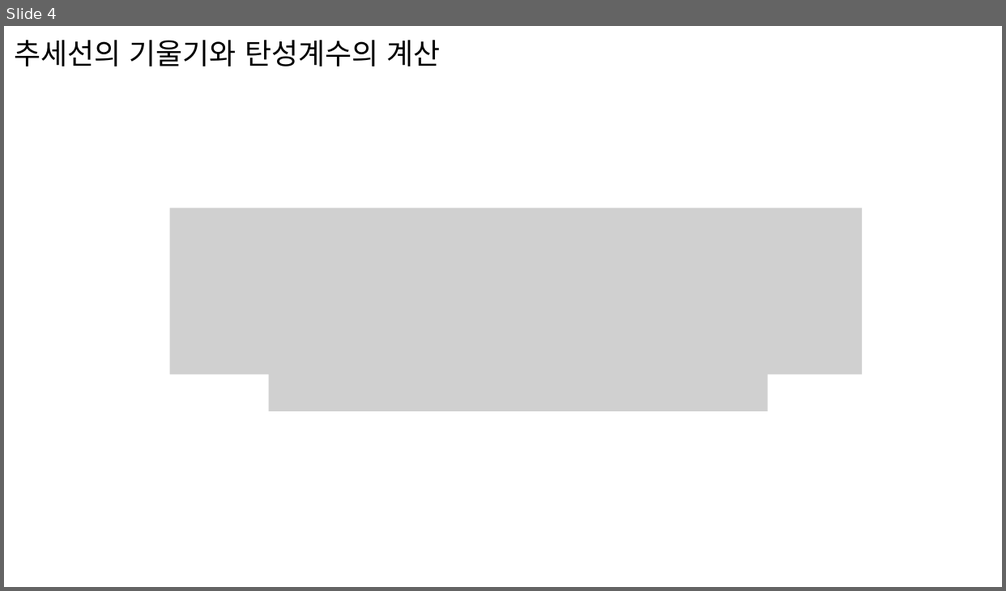
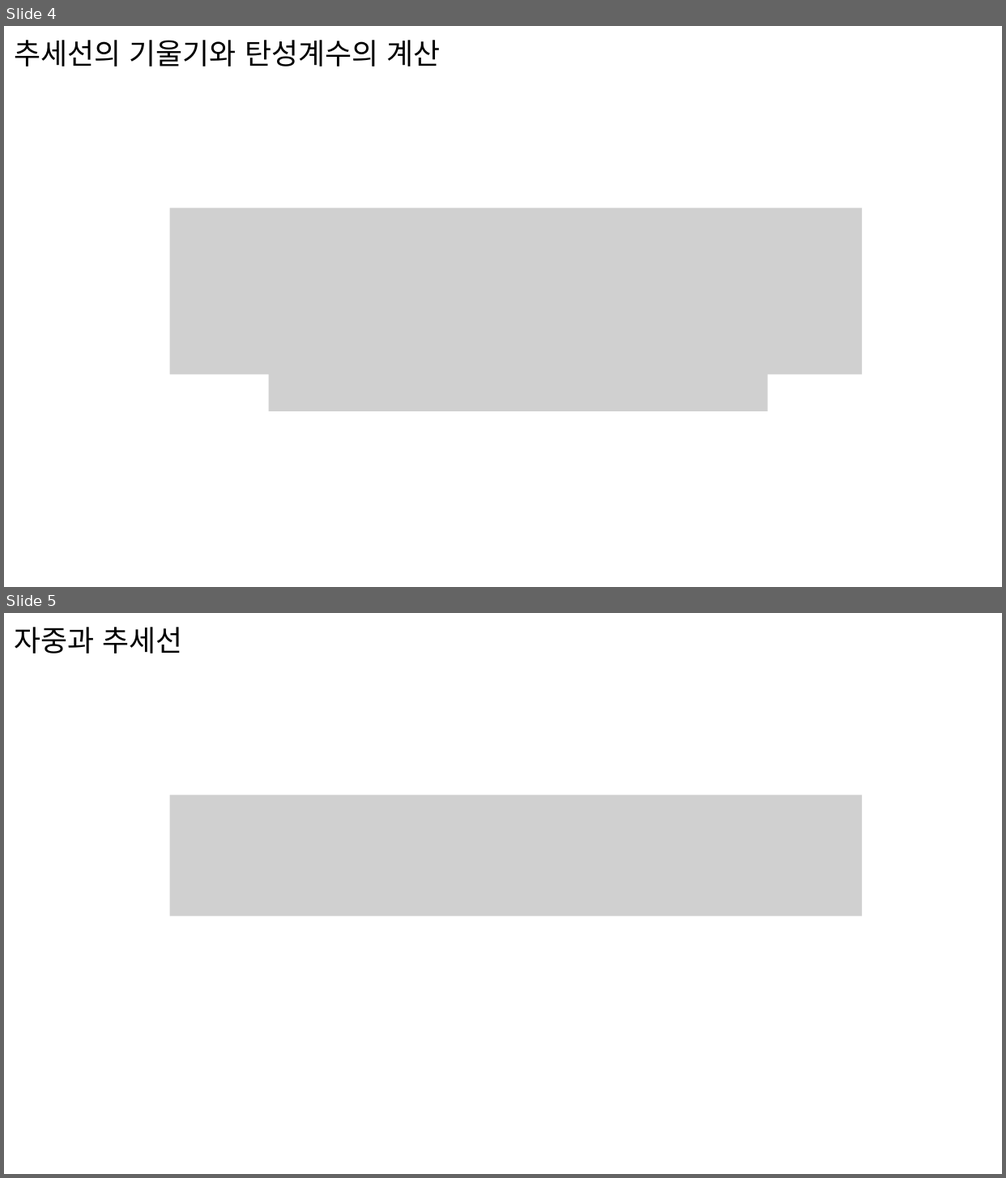
Before and after one commit to Chanwoochan/2023MechanicalEngineeringExperimentDesign, a slide deck: 재료역학실험/1조 재료역학실험 이론 수식 정리 20191089 김찬우.pptx. Shown one above the other, each under a label of ours: slide 4 before the commit, slides 4 and 5 after it. The pictures are 1006x591 and 1006x1178 pixels, drawn with LibreOffice and Linux fonts; fonts in the diff are those of the drawing; grey boxes stand for pictures. Boxes give left, top, right and bottom in pixels: in the first picture for what was removed or moved away, otherwise in the second. Text is boxed around its words. In the diff, an @@ line names an element or a change of style, - is before the commit and + after.

```diff
--- a/재료역학실험/1조 재료역학실험 이론 수식 정리 20191089 김찬우.pptx
+++ b/재료역학실험/1조 재료역학실험 이론 수식 정리 20191089 김찬우.pptx
@@ slide 5 added at (x1=4, y1=613, x2=1002, y2=1174), background #FFFFFF @@
@@ text added at (x1=15, y1=627, x2=183, y2=653), 28 pt, text #000000 @@
+자중과 추세선
@@ picture added at (x1=169, y1=795, x2=862, y2=916) @@
```
Also in this commit, not shown: 1 slide changed.
